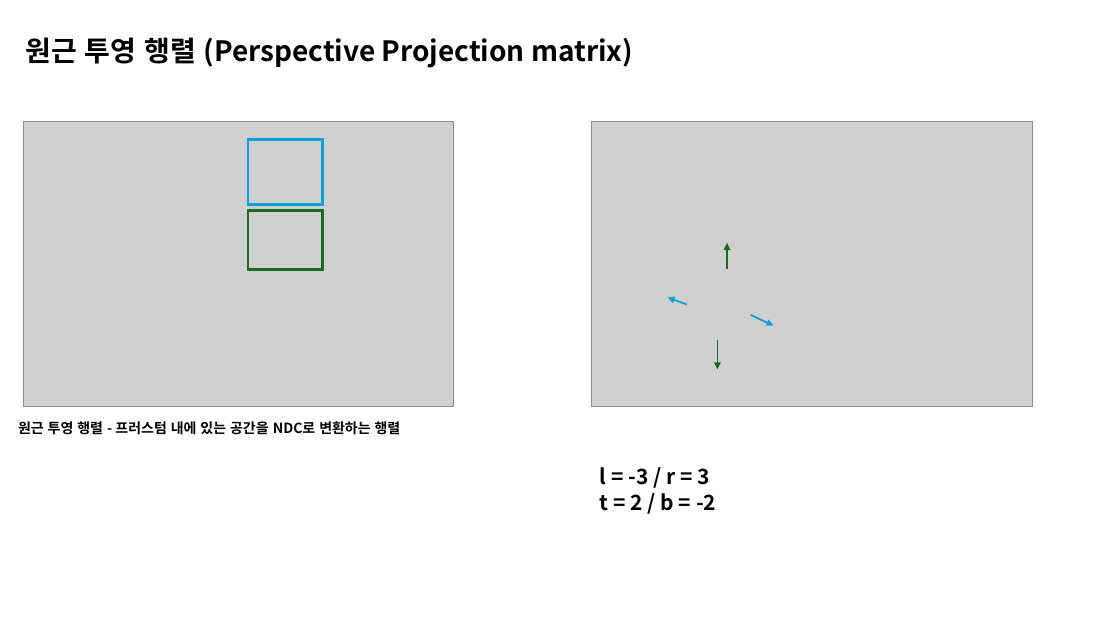
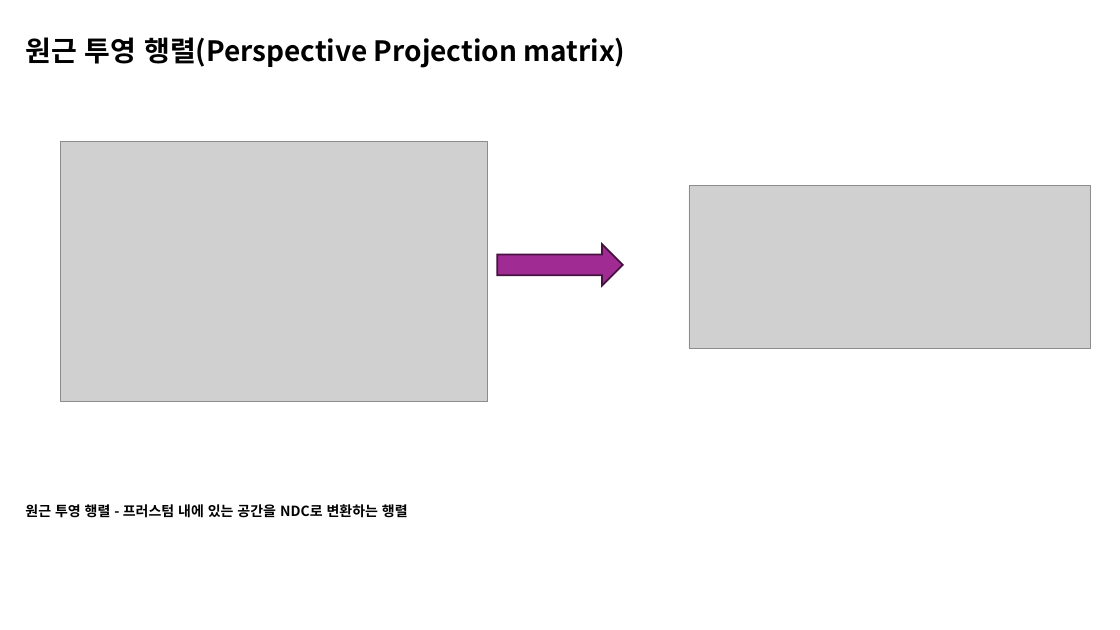
Before and after one commit to BeautyRiver/Graphics-Pipeline-Study, a slide deck: slide 6 of Perspective.pptx (slide 4 before the commit). Drawn at 1120x630 pixels with LibreOffice and Linux fonts; fonts in the diff are those of the drawing; grey boxes stand for pictures. Boxes give left, top, right and bottom in pixels: in the first picture for what was removed or moved away, otherwise in the second. Text is boxed around its words. In the diff, an @@ line names an element or a change of style, - is before the commit and + after.

Commit message:
s
s

```diff
--- a/Perspective.pptx
+++ b/Perspective.pptx
@@ text at <box>26,37,625,68</box>: spaces changed @@
-원근 투영 행렬 (Perspective Projection matrix)
+원근 투영 행렬(Perspective Projection matrix)
@@ picture: place and size @@
-picture at <box>24,121,454,407</box>
+picture at <box>60,141,487,401</box>
@@ rectangle removed at <box>248,139,323,205</box> @@
@@ picture removed at <box>592,121,1032,407</box> @@
@@ picture added at <box>689,186,1091,349</box> @@
@@ rectangle removed at <box>248,211,323,270</box> @@
@@ right arrow added at <box>497,245,623,286</box>, fill #A02B93, outline #461340 1.5 pt @@
@@ arrow removed from (728, 270) to (728, 243) @@
@@ arrow removed from (687, 304) to (668, 297) @@
@@ arrow removed from (751, 315) to (774, 326) @@
@@ arrow removed from (718, 340) to (718, 370) @@
@@ text removed at <box>600,467,716,511</box> @@
-l = -3 / r = 3
-t = 2 / b = -2
@@ text "원근 투영 행렬 - 프러스텀 ...": place and size @@
-text "원근 투영 행렬 - 프러스텀 ..." at <box>18,420,401,438</box>
+text "원근 투영 행렬 - 프러스텀 ..." at <box>25,503,408,521</box>
```
Also in this commit, not shown: 2 other slides changed, 3 slides added, 1 slide removed.
